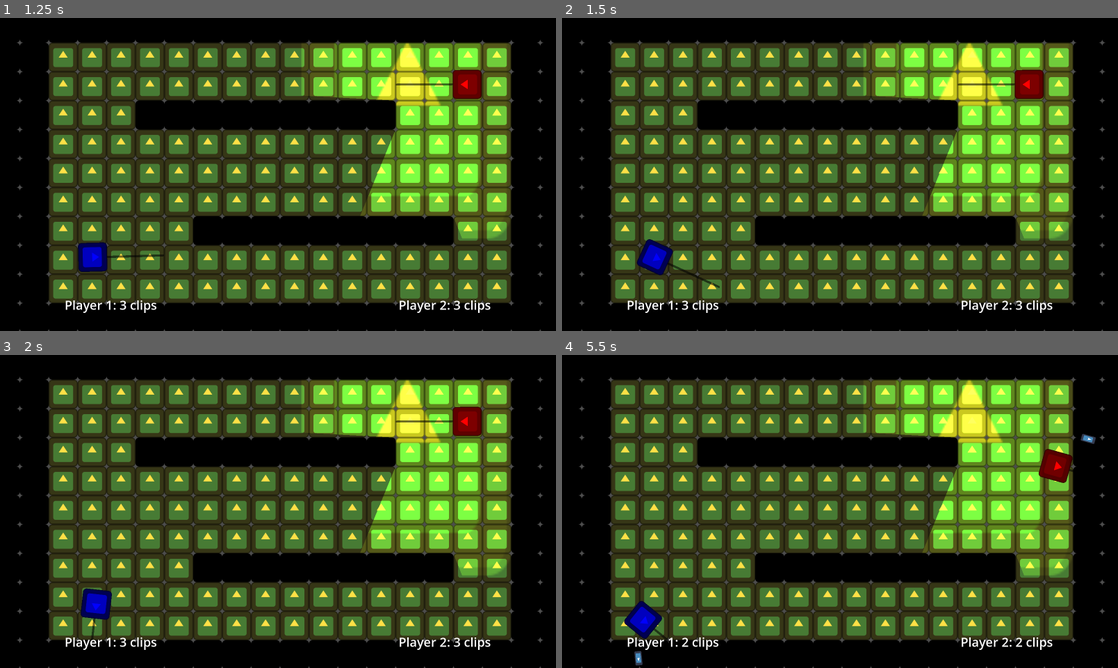
Above: before the commit, frames 1-4 (two rows, left to right).
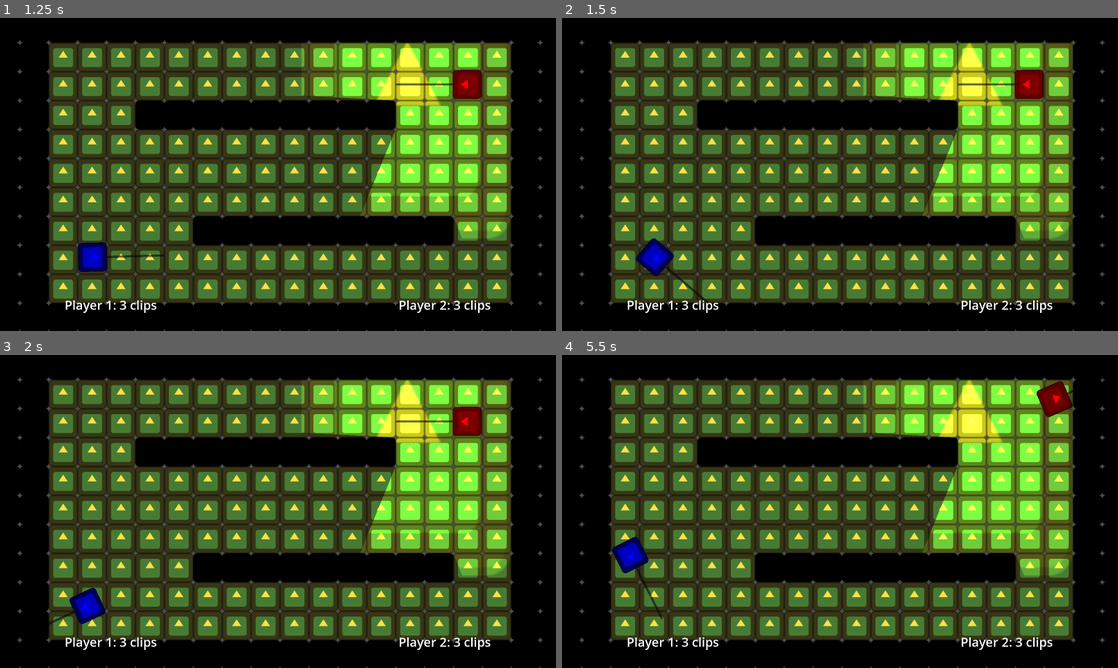
Above: after the commit, the same moments.

Repository: A28R/clipd
Game: Godot game, scene res://scenes/ui/start_screen.tscn
The game is run twice, just before and just after one commit, with the same random seed, the same clock (stepped at 60 frames per second) and the same inputs. The engine's default icon, where the game draws it, is replaced by a stand-in: a white triangle on a blue panel in a dark square.
Inputs (mouse positions are in pixels of both pictures, inside the frame that each line leads up to):
- Up to frame 1 (1.25 s): click "Play" at 0.5 s
- Up to frame 2 (1.5 s): tap Enter at 1.25 s; move the mouse to (962, 158) at 1.27 s; hold D (move_right) from 1.28 s (still down); tap S (move_stop) at 1.35 s
- Up to frame 3 (2 s): keep holding D (move_right)
- Up to frame 4 (5.5 s): move the mouse to (728, 527) at 2.02 s; release D (move_right) at 2.03 s; hold A (move_left) 2.03-2.78 s; tap Left (p2move_left) at 2.1 s; move the mouse to (895, 442) at 2.77 s; hold Right (p2move_right) 2.78-3.53 s; hold D (move_right) 2.78-4.28 s; move the mouse to (812, 574) at 3.52 s; tap Down (p2move_stop) at 3.6 s; move the mouse to (1006, 558) at 4.27 s; hold A (move_left) from 4.28 s (still down); tap Up (p2shoot) at 4.35 s; move the mouse to (673, 464) at 5.02 s; tap W (shoot) at 5.1 s

Frame 1 is identical in both runs. In frame 2, 0.3% of the frame differs, in the area x 13-29%, y 70-91%; in frame 3, 0.6%; in frame 4, 2.2%, in the area x 9-98%, y 7-100%.

Commit message:
Export STuff

Diff:
--- a/Clip'd/Player 2.gd
+++ b/Clip'd/Player 2.gd
@@ -8,10 +8,10 @@
 const init_rotation_speed := 5.0 # degrees per second
 
 # Movement variables (the ones that actually get used)
-var max_speed := 600.0
-var acceleration := 500.0
+var max_speed := 500
+var acceleration := 400.0
 var deceleration := 200.0
-var rotation_speed := 5.0 # degrees per second
+var rotation_speed := 4.0 # degrees per second
 var friction := 0.1
 
 var current_speed := 0.0
@@ -125,7 +125,6 @@
 
 func _ready():
 
-	print(get_tree().current_scene.name)
 	if get_tree().current_scene.name.to_lower() == "demo world":
 		accslider.value = acceleration
 		acclabel.text = "Acceleration: "+str(acceleration)
@@ -396,5 +395,5 @@
 # Collisions
 
 func _on_player_2_area_area_entered(area):
-	if area.name.to_lower() == "cliparea":
+	if area.name.to_lower() == "cliparea" and area.get_parent().deactivated == false:
 		kill()
--- a/Clip'd/scenes/player/Clip.gd
+++ b/Clip'd/scenes/player/Clip.gd
@@ -43,5 +43,5 @@
 			queue_free()
 			Global.p1inventory +=1
 		elif area.name.to_lower() == "player2area":
-			queue_redraw()
+			queue_free()
 			Global.p2inventory +=1
--- a/Clip'd/scenes/player/Player 1.gd
+++ b/Clip'd/scenes/player/Player 1.gd
@@ -2,16 +2,16 @@
 
 
 #Movement Variables (The constant ones, which are used for reverting back to original)
-const init_max_speed := 250.0
-const init_acceleration := 100.0
+const init_max_speed := 600.0
+const init_acceleration := 500.0
 const init_deceleration := 200.0
-const init_rotation_speed := 1.5 # degrees per second
+const init_rotation_speed := 5.0 # degrees per second
 
 # Movement variables (the ones that actually get used)
-var max_speed := 450.0
-var acceleration := 300.0
+var max_speed := 500
+var acceleration := 400.0
 var deceleration := 200.0
-var rotation_speed := 2.5 # degrees per second
+var rotation_speed := 4.0 # degrees per second
 var friction := 0.1
 
 var current_speed := 0.0
@@ -86,11 +86,11 @@
 
 func kill():
 	is_alive = false
-	print("hit1")
+
 	death()
 
 func death():
-	$Sprite.visible = false
+	queue_free()
 
 
 func show_cards():
Not shown, added: Clip'd/Exports/clipdv6prototype/index.apple-touch-icon.png.import
Not shown, added: Clip'd/Exports/clipdv6prototype/index.icon.png.import
Not shown, added: Clip'd/Exports/clipdv6prototype/index.png.import
Not shown, changed: Clip'd/Exports/.DS_Store
Not shown, added: Clip'd/Exports/clipdv6prototype.zip
Not shown, added: Clip'd/Exports/clipdv6prototype/index.apple-touch-icon.png
Not shown, added: Clip'd/Exports/clipdv6prototype/index.audio.worklet.js
Not shown, added: Clip'd/Exports/clipdv6prototype/index.html
Not shown, added: Clip'd/Exports/clipdv6prototype/index.icon.png
Not shown, added: Clip'd/Exports/clipdv6prototype/index.js
Not shown, added: Clip'd/Exports/clipdv6prototype/index.pck
Not shown, added: Clip'd/Exports/clipdv6prototype/index.png
(and 2 more such lines)
